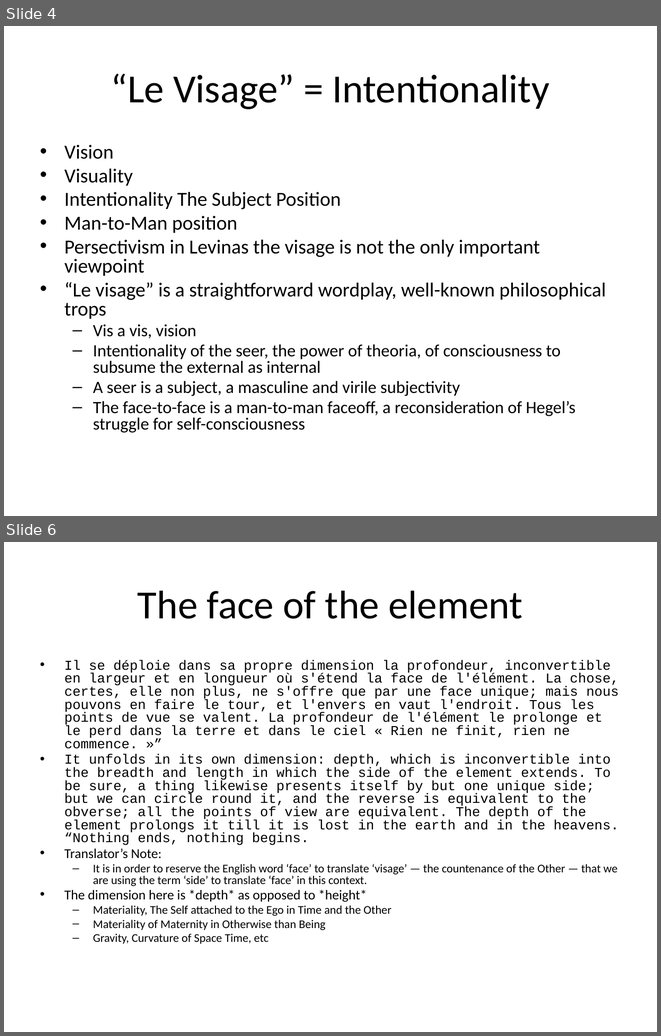
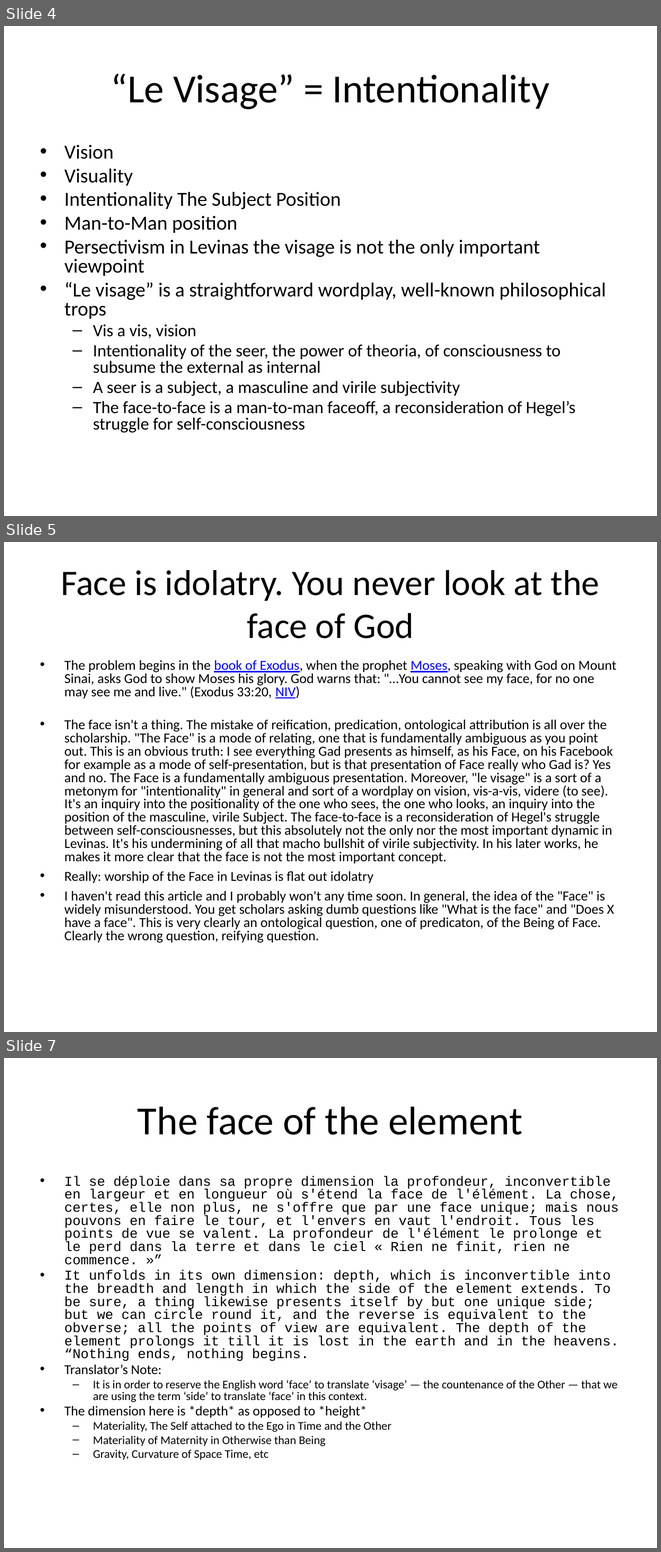
Before and after one commit to mcverter/Dissertation, a slide deck: work/00_NEWEST/KaunsasSol/KaunsasPresentation.pptx. Shown one above the other, each under a label of ours: slides 4 and 6 before the commit, slides 4, 5 and 7 after it; the slides between them are not shown. The pictures are 661x1036 and 661x1552 pixels, drawn with LibreOffice and Linux fonts; fonts in the diff are those of the drawing. Boxes give left, top, right and bottom in pixels: in the first picture for what was removed or moved away, otherwise in the second. Text is boxed around its words. In the diff, an @@ line names an element or a change of style, - is before the commit and + after.

```diff
--- a/work/00_NEWEST/KaunsasSol/KaunsasPresentation.pptx
+++ b/work/00_NEWEST/KaunsasSol/KaunsasPresentation.pptx
@@ slide 5 added at [4, 542, 657, 1032], background #FFFFFF @@
@@ title added at [61, 570, 600, 638], 39.6 pt, text #000000 @@
+Face is idolatry. You never look at the face of God
@@ text added at [64, 660, 617, 943], 15.2 pt, text #000000 @@
+• The problem begins in the book of Exodus, when the prophet Moses, speaking with God on Mount Sinai, asks God to show Moses his glory. God warns that: "…You cannot see my face, for no one may see me and live." (Exodus 33:20, NIV)
+• The face isn't a thing. The mistake of reification, predication, ontological attribution is all over the scholarship. "The Face" is a mode of relating, one that is fundamentally ambiguous as you point out. This is an obvious truth: I see everything Gad presents as himself, as his Face, on his Facebook for example as a mode of self-presentation, but is that presentation of Face really who Gad is? Yes and no. The Face is a fundamentally ambiguous presentation. Moreover, "le visage" is a sort of a metonym for "intentionality" in general and sort of a wordplay on vision, vis-a-vis, videre (to see). It's an inquiry into the positionality of the one who sees, the one who looks, an inquiry into the position of the masculine, virile Subject. The face-to-face is a reconsideration of Hegel's struggle between self-consciousnesses, but this absolutely not the only nor the most important dynamic in Levinas. It's his undermining of all that macho bullshit of virile subjectivity. In his later works, he makes it more clear that the face is not the most important concept.
+• Really: worship of the Face in Levinas is flat out idolatry
+• I haven't read this article and I probably won't any time soon. In general, the idea of the "Face" is widely misunderstood. You get scholars asking dumb questions like "What is the face" and "Does X have a face". This is very clearly an ontological question, one of predicaton, of the Being of Face. Clearly the wrong question, reifying question.
@@ what was slide 6 is now slide 7 @@
```
Also in this commit, not shown: 5 slides changed, 7 other files.
